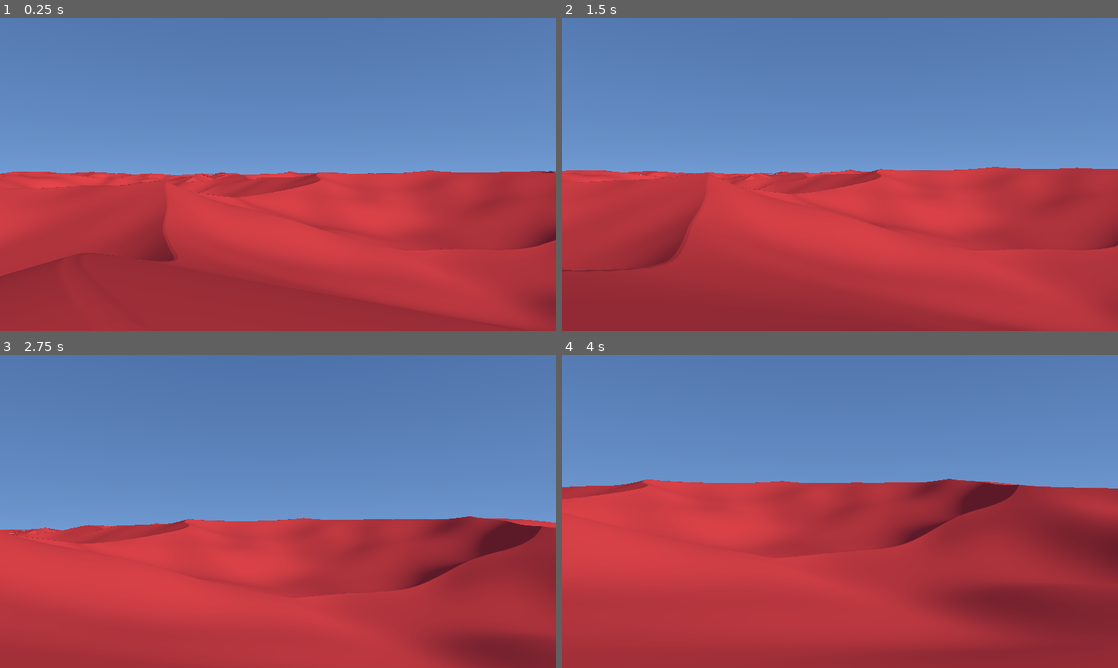
Above: before the commit, frames 1-4 (two rows, left to right).
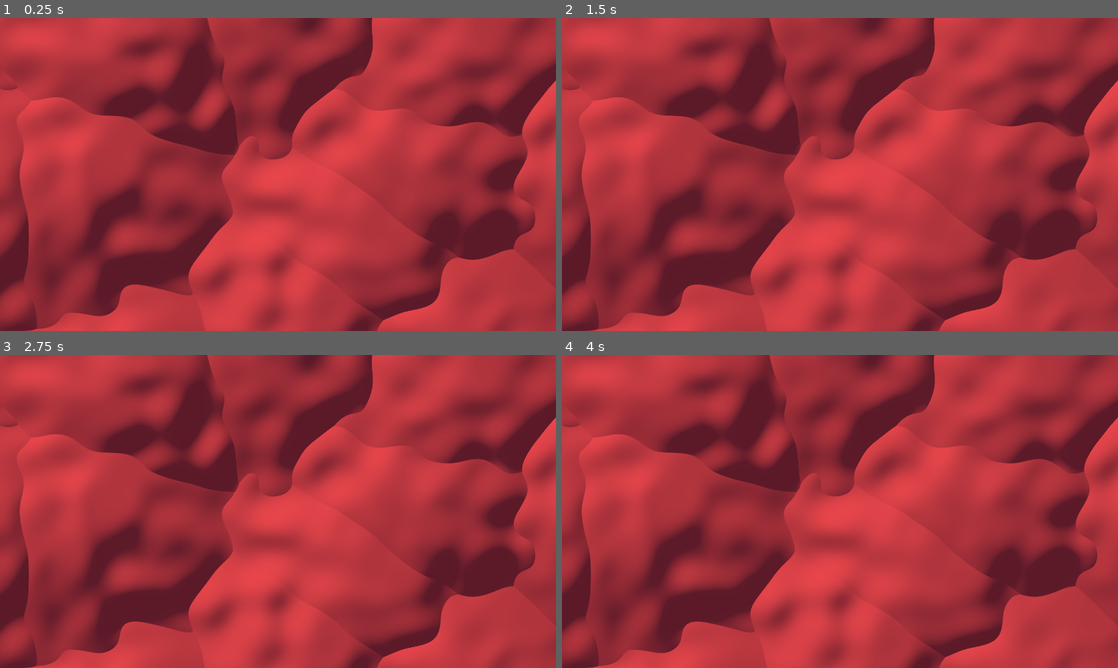
Above: after the commit, the same moments.

Repository: timo-eberl/realtime-graphics-exercises
Game: Godot game, scene res://scene.tscn
Same seed, same stepped clock (60 frames per second), same inputs: the game is played once before the commit and once after it.
Inputs (mouse positions are in pixels of both pictures, inside the frame that each line leads up to):
- Up to frame 1 (0.25 s): no input
- Up to frame 2 (1.5 s): tap Enter at 0.5 s; move the mouse to (867, 174) at 0.52 s; hold W (move_forward) from 0.53 s (still down); tap R at 0.6 s; move the mouse to (812, 174) at 1.27 s; tap M at 1.35 s
- Up to frame 3 (2.75 s): keep holding W (move_forward); move the mouse to (289, 505) at 2.02 s; tap N at 2.1 s
- Up to frame 4 (4 s): keep holding W (move_forward); move the mouse to (834, 517) at 2.77 s; tap L at 2.85 s; move the mouse to (878, 514) at 3.52 s; tap 1 at 3.6 s

The runs differ from the first frame. In frame 1, 79% of the frame differs, in the area x 0-100%, y 0-100%; in frame 2, 78%; in frame 3, 81%; in frame 4, 81%.

Commit message:
ortho cam

Diff:
--- a/project-2/src/scene.gdshader
+++ b/project-2/src/scene.gdshader
@@ -4,6 +4,8 @@
 const float GRADIENT_DT = 0.5;
 const int MAX_STEPS = 150; // ray march steps
 const float MAX_DISTANCE = 1000.0; // from surface; if we are that far, we won't hit anything
+const bool ORTHO_VIEW = true;
+const float ORTHO_CAM_SIZE_Y = 200.0;
 // generic shader parameters ... (set from script)
 uniform vec3 P; uniform vec3 Q; uniform vec3 R; uniform vec3 S; // ... vectors
 uniform float lambda; uniform float mu; uniform float nu; // ... scalars
@@ -23,17 +25,17 @@
 // textures
 uniform sampler2D noise_texture : filter_linear, repeat_enable;
 // used to generate the ray
-varying vec3 _camera_positon; varying vec3 _look_vector;
+varying vec3 _ray_p; varying vec3 _ray_dir;
+
 // linearized colors
 varying vec3 _color_a; varying vec3 _color_b; varying vec3 _color_c; varying vec3 _color_d;
 varying vec3 _zenith_color; varying vec3 _horizon_color; varying vec3 _sun_color;
 varying vec3 _ground_albedo_a; varying vec3 _ground_albedo_b;
 
-struct Ray { vec3 p; vec3 dir; };
-
 #include "res://inc/tone_mapping.gdshaderinc"
 #include "res://inc/sdf_primitives.gdshaderinc"
 #include "res://inc/matrices.gdshaderinc"
+#include "res://inc/ray_generation.gdshaderinc"
 #include "res://webgl-noise/src/cellular2x2.gdshaderinc"
 #include "res://webgl-noise/src/noise2D.gdshaderinc"
 
@@ -127,25 +129,16 @@
 }
 
 void vertex() {
-	// right-handed, y up
-	vec3 forward = vec3(0, 0,-1);
-	vec3 right   = vec3(1, 0, 0);
-	vec3 up      = vec3(0, 1, 0);
-	// rotate - first x, then y
-	mat3 rotation = mat3_rotate_y(azimuth) * mat3_rotate_x(elevation);
-	forward = rotation * forward; right = rotation * right; up = rotation * up;
-	_camera_positon = camera_position;
-	float debug;
-	_camera_positon.y += height_at(camera_position, debug);
-	// scale camera for FoV and focal length
-	// our y coordinate system is 2 high, from -1.0 to 1,0
-	float focal_length = 2.0 / (2.0 * tan(vertical_fov_radians * 0.5));
-	// scale vectors; by construction, they are already normalized
-	right = right * aspect_ratio;
-	forward = forward * focal_length;
-	// center on (0.0) ; make the y range from -1 to 1 and point upwards
-	vec2 xy = (UV - vec2(0.5)) * vec2(2, -2);
-	_look_vector = forward + xy.x * right + xy.y * up;
+	Ray ray;
+	if (ORTHO_VIEW) {
+		ray = orthographic_ray(ORTHO_CAM_SIZE_Y, aspect_ratio, UV);
+	}
+	else {
+		float debug;
+		vec3 cam_pos = camera_position + vec3(0, height_at(camera_position, debug), 0);
+		ray = perspective_ray(azimuth, elevation, cam_pos, aspect_ratio, vertical_fov_radians, UV);
+	}
+	_ray_p = ray.p; _ray_dir = ray.dir;
 	// color space conversions
 	_zenith_color = sRGB_to_linear(zenith_color); _horizon_color = sRGB_to_linear(horizon_color);
 	_sun_color = sRGB_to_linear(sun_color);
@@ -154,7 +147,15 @@
 }
 
 void fragment() {
-	Ray ray = Ray(_camera_positon, normalize(_look_vector));
+	Ray ray = Ray(_ray_p, normalize(_ray_dir));
+
+	//if (ORTHO_VIEW) {
+		//ray.dir = vec3(0,-1,0);
+		//ray.p.y = 100.0;
+		//ray.p.x = mix(-ORTHO_CAM_SIZE_Y * aspect_ratio, ORTHO_CAM_SIZE_Y * aspect_ratio, UV.x);
+		//ray.p.z = mix(-ORTHO_CAM_SIZE_Y, ORTHO_CAM_SIZE_Y, UV.y);
+	//}
+
 	COLOR = vec4(linear_to_sRGB(tonemap_reinhard(
 		sphere_trace_ray(ray) * pow(2.0, exposure),
 	l_white)), 1.0);
Not shown, added: project-2/src/inc/ray_generation.gdshaderinc
